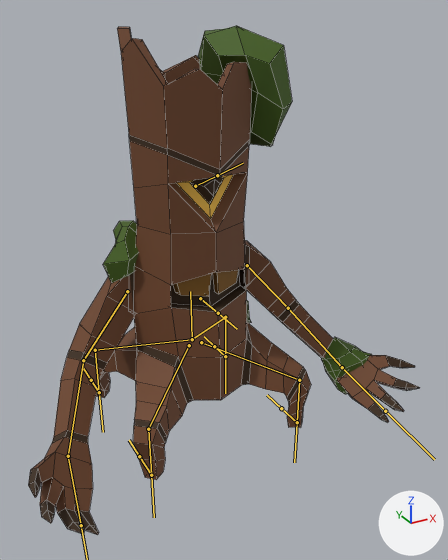
The FBX model Assets/!/FBX/Enemies/FBX_Ent.fbx: old version first, new version second.
One viewpoint serves both versions: a camera (50 mm lens) standing at (-1.41, -2.73, 2.32) and looking at (0.09, 0.01, 0.95). Arrows for +X, +Y and +Z are at lower right; the lights stay in place. Both versions are drawn at the pose saved in each file; the numbers are the values there. The bones that bend it are drawn over the model as lines. Mesh edges are drawn as thin lines.

Names of what the first picture shows: 'tree', 'tree.001', 'tree.002', 'tree.003', 'tree.004'.
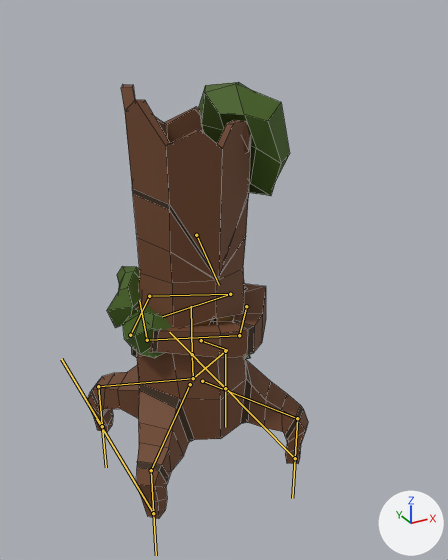
Scene script edits in JSON lines:
```json
{"block": "bone_root", "where": "bone_root = bpy.data.objects['Armature'].pose.bones['root']"}
{"op": "set", "path": "bone_root.location", "old": "(0.0, -0.002, 0.0)", "new": "(0.0, -0.273, 0.0)"}
{"block": "bone_arm_r", "where": "bone_arm_r = bpy.data.objects['Armature'].pose.bones['arm.r']  # child of 'root.001'"}
{"op": "set", "path": "bone_arm_r.rotation_quaternion", "old": "(0.891, 0.034, 0.015, -0.453)", "new": "(0.363, 0.929, -0.076, -0.001)", "note": "degrees (3, 3, -54) -> degrees (138, -3, -8)"}
{"block": "bone_arm_r_001", "where": "bone_arm_r_001 = bpy.data.objects['Armature'].pose.bones['arm.r.001']  # child of 'arm.r'"}
{"op": "set", "path": "bone_arm_r_001.rotation_quaternion", "old": "(1.0, -0.003, 0.001, 0.001)", "new": "(0.545, 0.838, 0.0, 0.0)", "note": "degrees (0, 0, 0) -> degrees (114, 0, 0)"}
{"block": "bone_hand_r", "where": "bone_hand_r = bpy.data.objects['Armature'].pose.bones['hand.r']  # child of 'arm.r.001'"}
{"op": "set", "path": "bone_hand_r.rotation_quaternion", "old": "(1.0, 0.0, 0.0, 0.0)", "new": "(0.036, 0.999, 0.0, 0.0)", "note": "degrees (0, 0, 0) -> degrees (176, 0, 0)"}
{"block": "bone_arm_l", "where": "bone_arm_l = bpy.data.objects['Armature'].pose.bones['arm.l']  # child of 'root.001'"}
{"op": "set", "path": "bone_arm_l.rotation_quaternion", "old": "(0.891, 0.034, -0.015, 0.453)", "new": "(0.536, -0.841, -0.069, -0.001)", "note": "degrees (3, -3, 54) -> degrees (-115, -4, 7)"}
{"block": "bone_arm_l_001", "where": "bone_arm_l_001 = bpy.data.objects['Armature'].pose.bones['arm.l.001']  # child of 'arm.l'"}
{"op": "set", "path": "bone_arm_l_001.rotation_quaternion", "old": "(1.0, -0.003, -0.001, -0.001)", "new": "(0.933, -0.36, 0.0, 0.0)", "note": "degrees (0, 0, 0) -> degrees (-42, 0, 0)"}
{"block": "bone_hand_l", "where": "bone_hand_l = bpy.data.objects['Armature'].pose.bones['hand.l']  # child of 'arm.l.001'"}
{"op": "set", "path": "bone_hand_l.rotation_quaternion", "old": "(1.0, 0.0, 0.0, 0.0)", "new": "(0.892, -0.453, 0.0, 0.0)", "note": "degrees (0, 0, 0) -> degrees (-54, 0, 0)"}
{"block": "bone_mouth", "where": "bone_mouth = bpy.data.objects['Armature'].pose.bones['mouth']  # child of 'root.001'"}
{"op": "set", "path": "bone_mouth.rotation_quaternion", "old": "(1.0, 0.002, 0.0, 0.0)", "new": "(0.989, -0.148, 0.0, 0.0)", "note": "degrees (0, 0, 0) -> degrees (-17, 0, 0)"}
{"block": "bone_eye", "where": "bone_eye = bpy.data.objects['Armature'].pose.bones['eye']  # child of 'root.001'"}
{"op": "set", "path": "bone_eye.rotation_quaternion", "old": "(1.0, 0.001, 0.0, 0.0)", "new": "(0.858, 0.513, 0.0, 0.0)", "note": "degrees (0, 0, 0) -> degrees (62, 0, 0)"}
{"block": "bone_leg_front_control_r", "where": "bone_leg_front_control_r = bpy.data.objects['Armature'].pose.bones['leg_front_control.r']"}
{"op": "set", "path": "bone_leg_front_control_r.location", "old": "(0.0, 0.0, 0.0)", "new": "(-0.271, 0.0, 0.033)"}
{"block": "bone_leg_back_control_r", "where": "bone_leg_back_control_r = bpy.data.objects['Armature'].pose.bones['leg_back_control.r']"}
{"op": "set", "path": "bone_leg_back_control_r.location", "old": "(0.0, 0.0, 0.0)", "new": "(0.0, 0.0, -0.273)"}
{"block": "bone_leg_front_control_l", "where": "bone_leg_front_control_l = bpy.data.objects['Armature'].pose.bones['leg_front_control.l']"}
{"op": "set", "path": "bone_leg_front_control_l.location", "old": "(0.0, 0.0, 0.0)", "new": "(0.271, 0.0, 0.033)"}
{"block": "bone_leg_back_control_l", "where": "bone_leg_back_control_l = bpy.data.objects['Armature'].pose.bones['leg_back_control.l']"}
{"op": "set", "path": "bone_leg_back_control_l.location", "old": "(0.0, 0.0, 0.0)", "new": "(0.0, 0.0, -0.273)"}
```

Boxes (x1, y1, x2, y2) around the edits, measured in the pictures (448 x 560 px):
```json
{"object": "tree", "change": "posed", "before": [31, 27, 420, 535], "after": [87, 82, 308, 519], "on screen": "43% narrower, 14% shorter"}
{"object": "tree.004", "change": "no longer drawn", "before": [103, 26, 372, 394], "on screen": "green"}
{"object": "tree.003", "change": "no longer drawn", "before": [28, 135, 419, 534], "on screen": "brown"}
{"object": "tree.001", "change": "no longer drawn", "before": [173, 270, 238, 297], "on screen": "brown"}
{"object": "tree.002", "change": "no longer drawn", "before": [177, 175, 233, 219]}
{"bone": "root", "before": "(192, 339) to (190, 291)", "after": "(193, 378) to (192, 354)"}
{"bone": "arm.r", "before": "(127, 291) to (83, 360)", "after": "(130, 335) to (149, 296)"}
{"bone": "arm.r.001", "before": "(83, 360) to (68, 456)", "after": "(149, 296) to (230, 294)"}
{"bone": "hand.r", "before": "(68, 456) to (81, 525)", "after": "(230, 294) to (162, 316)"}
{"bone": "arm.l", "before": "(247, 265) to (288, 308)", "after": "(246, 306) to (239, 335)"}
{"bone": "arm.l.001", "before": "(288, 308) to (342, 367)", "after": "(239, 335) to (147, 340)"}
{"bone": "hand.l", "before": "(342, 367) to (385, 411)", "after": "(147, 340) to (139, 300)"}
{"bone": "mouth", "before": "(200, 298) to (218, 313)", "after": "(201, 340) to (227, 350)"}
{"bone": "eye", "before": "(195, 186) to (217, 175)", "after": "(196, 235) to (219, 285)"}
{"bone": "leg_front_control.r", "before": "(151, 475) to (139, 456)", "after": "(153, 513) to (96, 418)"}
{"bone": "leg_back_control.r", "before": "(99, 392) to (91, 380)", "after": "(102, 426) to (61, 359)"}
{"bone": "leg_front_control.l", "before": "(297, 422) to (281, 408)", "after": "(295, 458) to (219, 381)"}
{"bone": "leg_back_control.l", "before": "(225, 356) to (214, 346)", "after": "(225, 388) to (169, 332)"}
```
